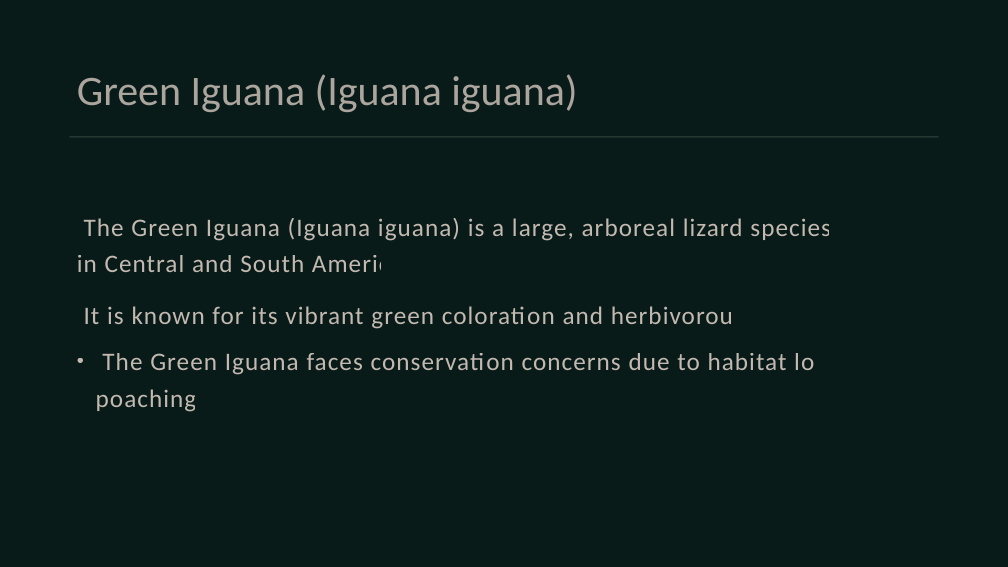
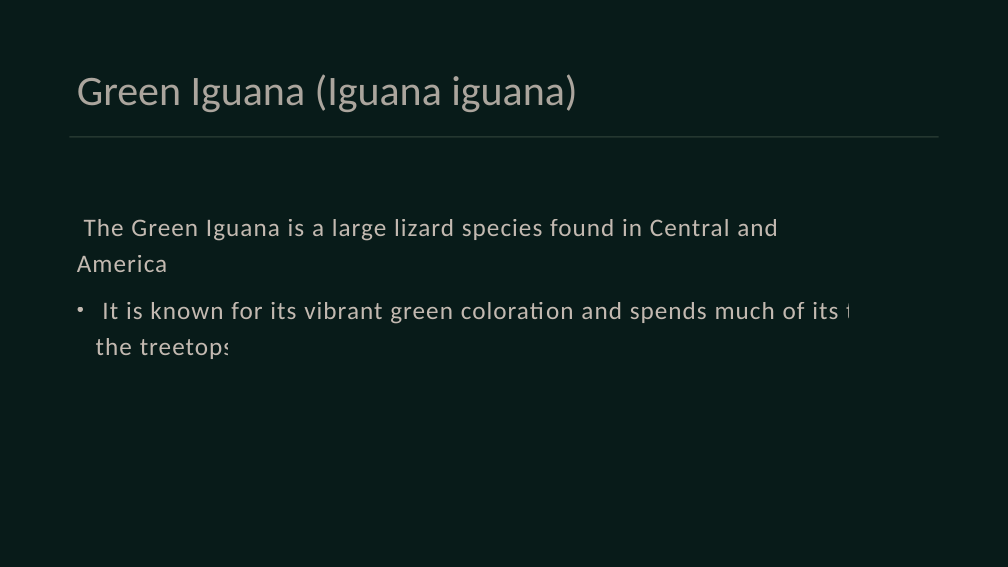
Before and after one commit to Rayaan-khan428/Research2Slides, a slide deck: slide 14 of pdfextraction/content/output/A Survey of South American Lizards Biodiversity and Ecological.pptx (slide 13 before the commit). Drawn at 1008x567 pixels with LibreOffice and Linux fonts; fonts in the diff are those of the drawing. Boxes give left, top, right and bottom in pixels: in the first picture for what was removed or moved away, otherwise in the second. Text is boxed around its words. In the diff, an @@ line names an element or a change of style, - is before the commit and + after.

```diff
--- a/pdfextraction/content/output/A Survey of South American Lizards Biodiversity and Ecological.pptx
+++ b/pdfextraction/content/output/A Survey of South American Lizards Biodiversity and Ecological.pptx
@@ text at [77, 219, 896, 359]: text changed @@
-• The Green Iguana (Iguana iguana) is a large, arboreal lizard species found in Central and South America.
-  It is known for its vibrant green coloration and herbivorous diet.
-  The Green Iguana faces conservation concerns due to habitat loss and poaching.
+• The Green Iguana is a large lizard species found in Central and South America.
+  It is known for its vibrant green coloration and spends much of its time in the treetops.
```
Also in this commit, not shown: 10 other slides changed, 3 slides added, 10 other files.
